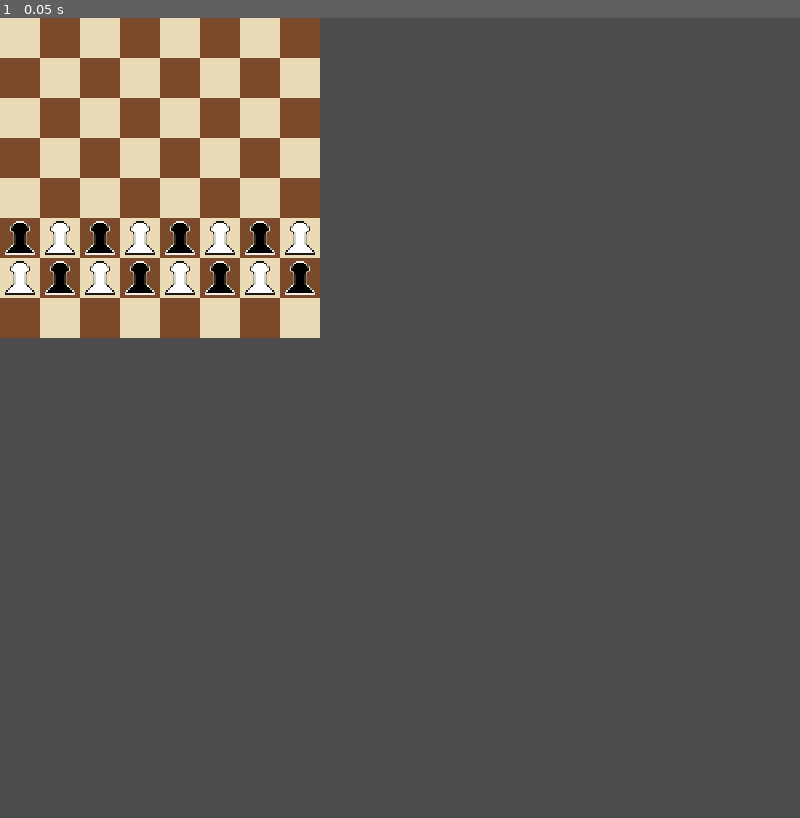
Above: before the commit, frame 1.
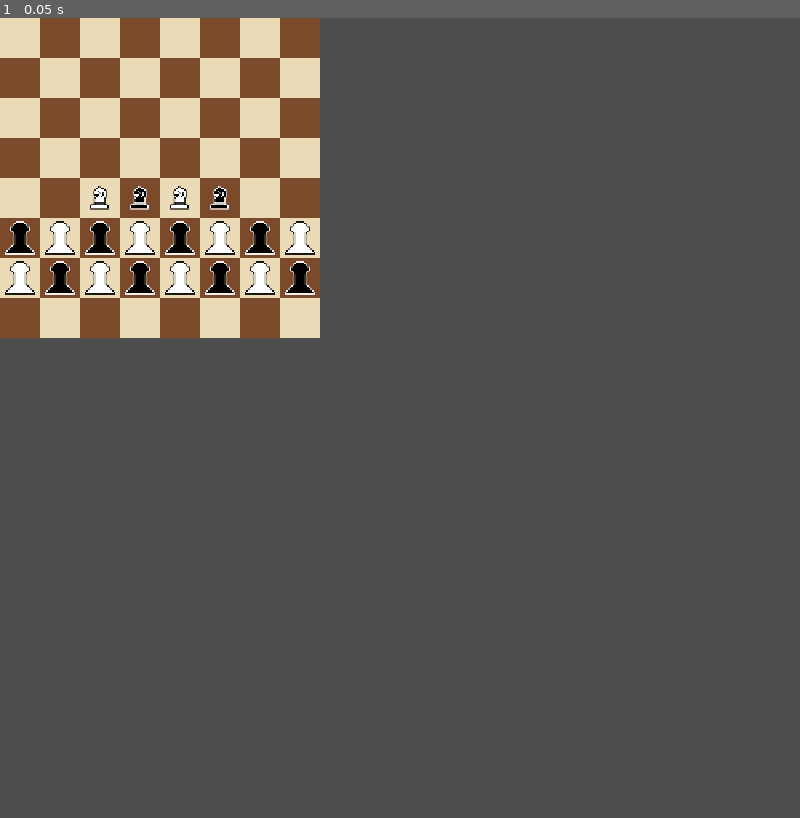
Above: after the commit, the same moment.

Repository: codebyabarrios/Pyramid-Chess
Game: Godot game, scene res://scenes/main.tscn
Two runs of this game, one before a commit and one after it. Both use one fixed random seed, a clock stepped at 60 frames per second and the inputs below.
Inputs:
- Up to frame 1 (0.05 s): no input

The runs differ from the first frame. In frame 1, 0.2% of the frame differs, in the area x 11-29%, y 21-24%.

Commit message:
Agregando los caballos al tablero de forma intercalada en el tablero

Diff:
--- a/scenes/board.gd
+++ b/scenes/board.gd
@@ -8,6 +8,9 @@
 @onready var pawn_scene=preload("res://scenes/pawn/pawn.tscn")
 @onready var white_pawn_tex="res://scenes/pawn/white_pawn.png"
 @onready var black_pawn_tex="res://scenes/pawn/black_pawn.png"
+@onready var horse_scene=preload("res://scenes/horse/horse.tscn")
+@onready var black_horse_tex="res://scenes/horse/black_horse.png"
+@onready var white_horse_tex="res://scenes/horse/white_horse.png"
 
 var board = []
 
@@ -18,40 +21,49 @@
 func create_board():
 		board.clear()
 		for y in range(BOARD_SIZE):
-			board.append([])
+				board.append([])
 
-			for x in range(BOARD_SIZE):
+				for x in range(BOARD_SIZE):
 
-				var current_piece = null
+						var current_piece = null
 
-				if y == 5 or y == 6:
-						current_piece = pawn_scene.instantiate()
-						current_piece.grid_position = Vector2i(x, y)
-						if (x + y) % 2 == 0:
-								current_piece.set_side(true, white_pawn_tex)
+						if y == 4:
+							if x >= 2 and x <= 5:
+								current_piece = horse_scene.instantiate()
+								current_piece.grid_position = Vector2i(x, y)
+								if(x + y) % 2 == 0:
+										current_piece.set_side(true, white_horse_tex)
+								else:
+										current_piece.set_side(false, black_horse_tex)
+
+						elif y == 5 or y == 6:
+								current_piece = pawn_scene.instantiate()
+								current_piece.grid_position = Vector2i(x, y)
+								if (x + y) % 2 == 0:
+										current_piece.set_side(true, white_pawn_tex)
+								else:
+										current_piece.set_side(false, black_pawn_tex)
 						else:
-								current_piece.set_side(false, black_pawn_tex)
-				else:
-					current_piece = null
+								current_piece = null
 
-				board[y].append(current_piece)
+						board[y].append(current_piece)
 
-				var new_tile = Sprite2D.new()
-				if(x + y) % 2 == 0:
-					new_tile.texture = white_tile_texture
-				else:
-					new_tile.texture = black_tile_texture
+						var new_tile = Sprite2D.new()
+						if(x + y) % 2 == 0:
+								new_tile.texture = white_tile_texture
+						else:
+								new_tile.texture = black_tile_texture
 
-				new_tile.position = Vector2(
-					(x * TILE_SIZE) + (TILE_SIZE / 2),
-					(y * TILE_SIZE) + (TILE_SIZE / 2)
-				)
+						new_tile.position = Vector2(
+								(x * TILE_SIZE) + (TILE_SIZE / 2),
+								(y * TILE_SIZE) + (TILE_SIZE / 2)
+						)
 
-				add_child(new_tile)
+						add_child(new_tile)
 
-				if board[y][x] != null:
-					board[y][x].position = new_tile.position
-					add_child(board[y][x])
+						if board[y][x] != null:
+							board[y][x].position = new_tile.position
+							add_child(board[y][x])
 
 
 func print_board():
--- /dev/null
+++ b/scenes/horse/horse.gd
@@ -0,0 +1,8 @@
+extends Node2D
+
+var grid_position = Vector2i.ZERO
+var is_white = true
+
+func set_side(white: bool, texture_path: String):
+	is_white = white
+	$Sprite2D.texture = load(texture_path)
--- /dev/null
+++ b/scenes/horse/horse.tscn
@@ -0,0 +1,10 @@
+[gd_scene format=3 uid="uid://c8cm8e46ayus1"]
+
+[ext_resource type="Script" uid="uid://cj4wgvondgprr" path="res://scenes/horse/horse.gd" id="1_r381u"]
+[ext_resource type="Texture2D" uid="uid://cp86e1xwxu4mc" path="res://scenes/horse/white_horse.png" id="2_5ve0o"]
+
+[node name="Horse" type="Node2D" unique_id=1786993282]
+script = ExtResource("1_r381u")
+
+[node name="Sprite2D" type="Sprite2D" parent="." unique_id=721530982]
+texture = ExtResource("2_5ve0o")
Binary file added: scenes/horse/black_horse.png
Not shown, added: scenes/horse/black_horse.png.import
Not shown, added: scenes/horse/horse.gd.uid
Binary file added: scenes/horse/white_horse.png
Not shown, added: scenes/horse/white_horse.png.import
